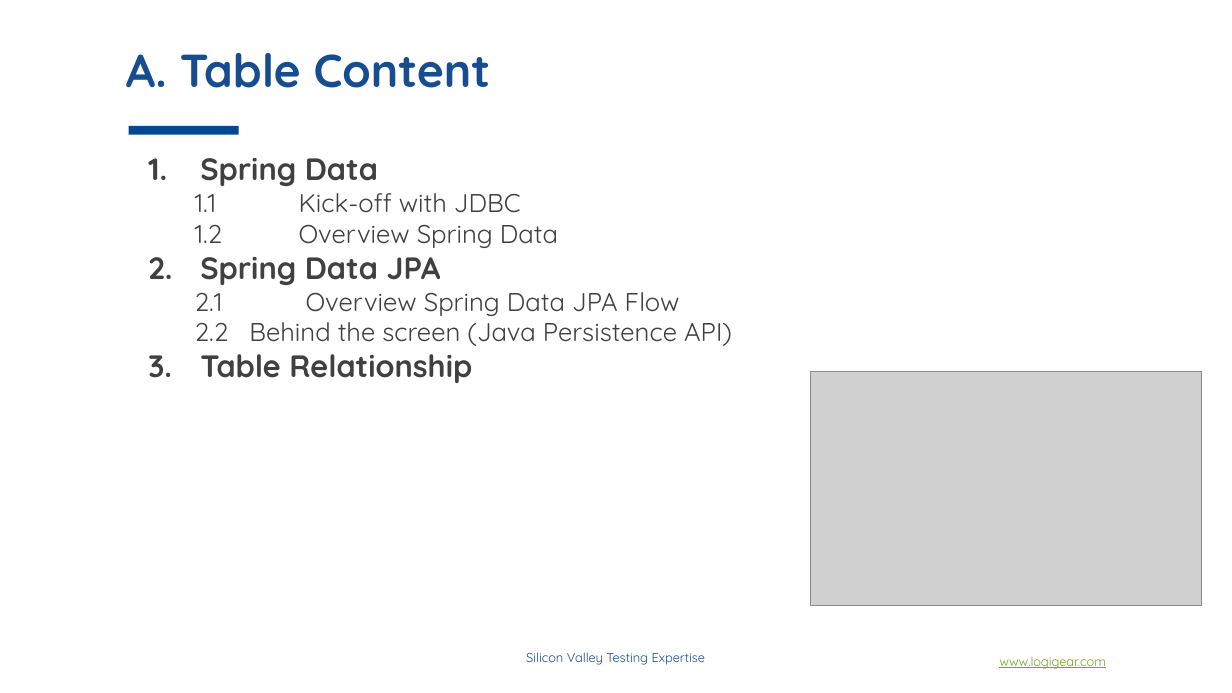
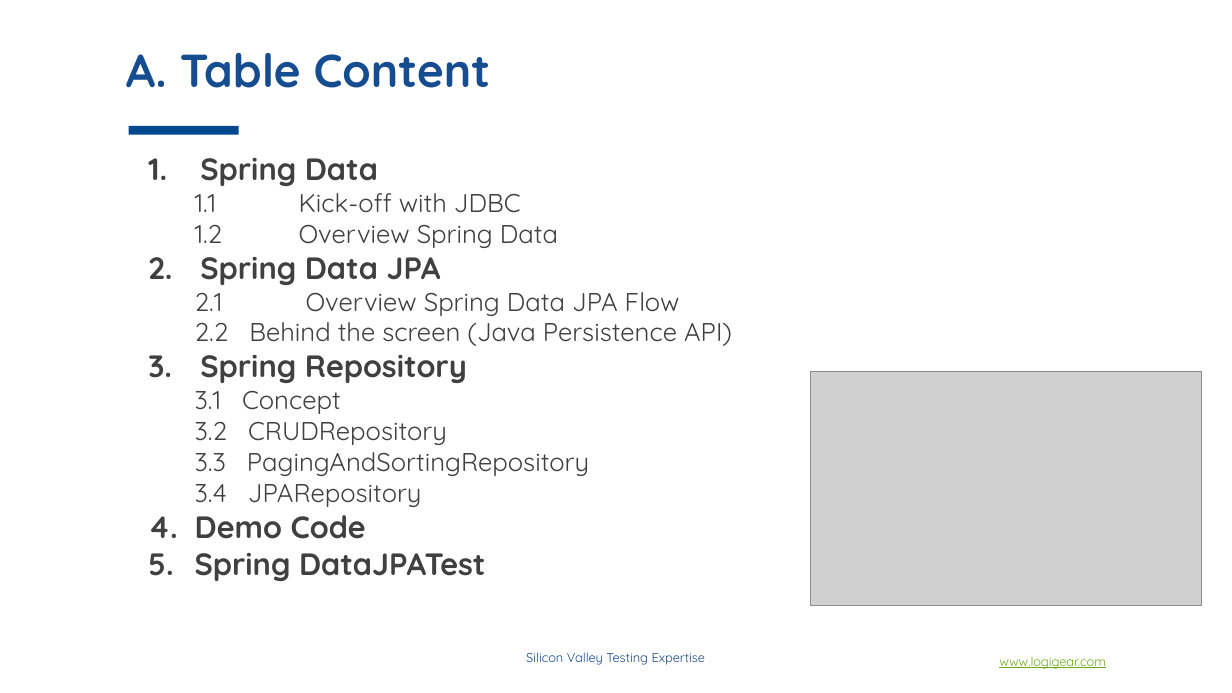
Before and after one commit to phongha1912/spring, a slide deck: slide 2 of doc/material/slides/session_3/LogiGear - SpringBoot - Spring Data.pptx. Drawn at 1232x693 pixels with LibreOffice and Linux fonts; fonts in the diff are those of the drawing; grey boxes stand for pictures; background and template pictures are left out. Boxes give left, top, right and bottom in pixels: in the first picture for what was removed or moved away, otherwise in the second. Text is boxed around its words. In the diff, an @@ line names an element or a change of style, - is before the commit and + after.

```diff
--- a/doc/material/slides/session_3/LogiGear - SpringBoot - Spring Data.pptx
+++ b/doc/material/slides/session_3/LogiGear - SpringBoot - Spring Data.pptx
@@ text at <box>195,355,589,581</box>: text changed; size 24 to 20 pt; bold off @@
-3. Table Relationship
+3. Spring Repository
+  3.1 Concept
+  3.2 CRUDRepository
+  3.3 PagingAndSortingRepository
+  3.4 JPARepository
+4. Demo Code
+5. Spring DataJPATest
```
Also in this commit, not shown: 5 slides added, 21 other files.
